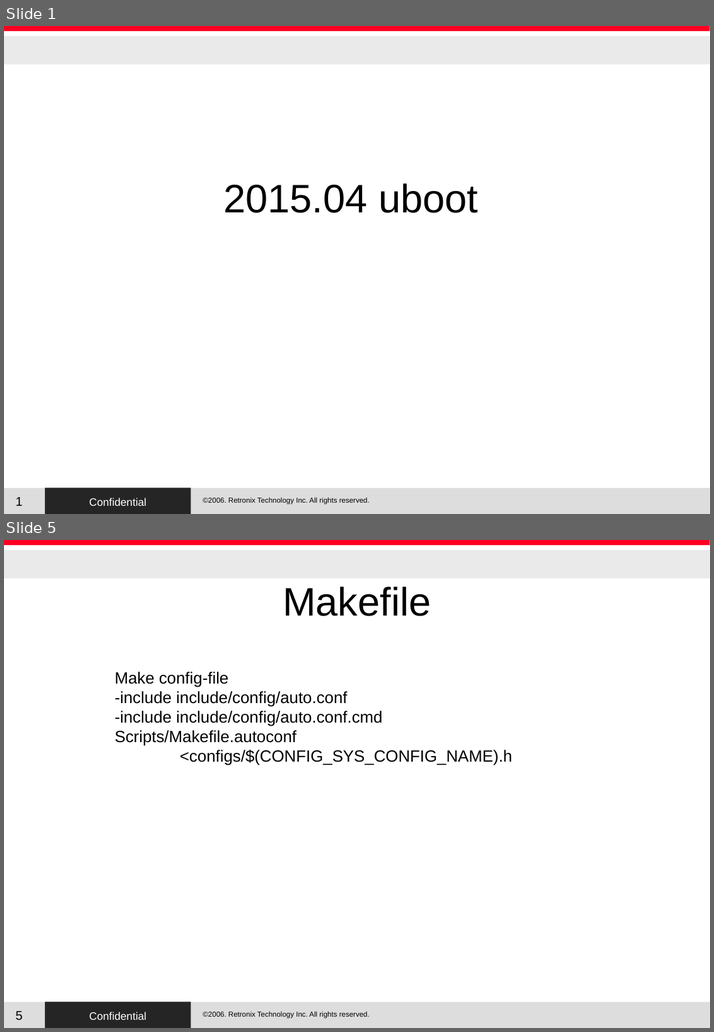
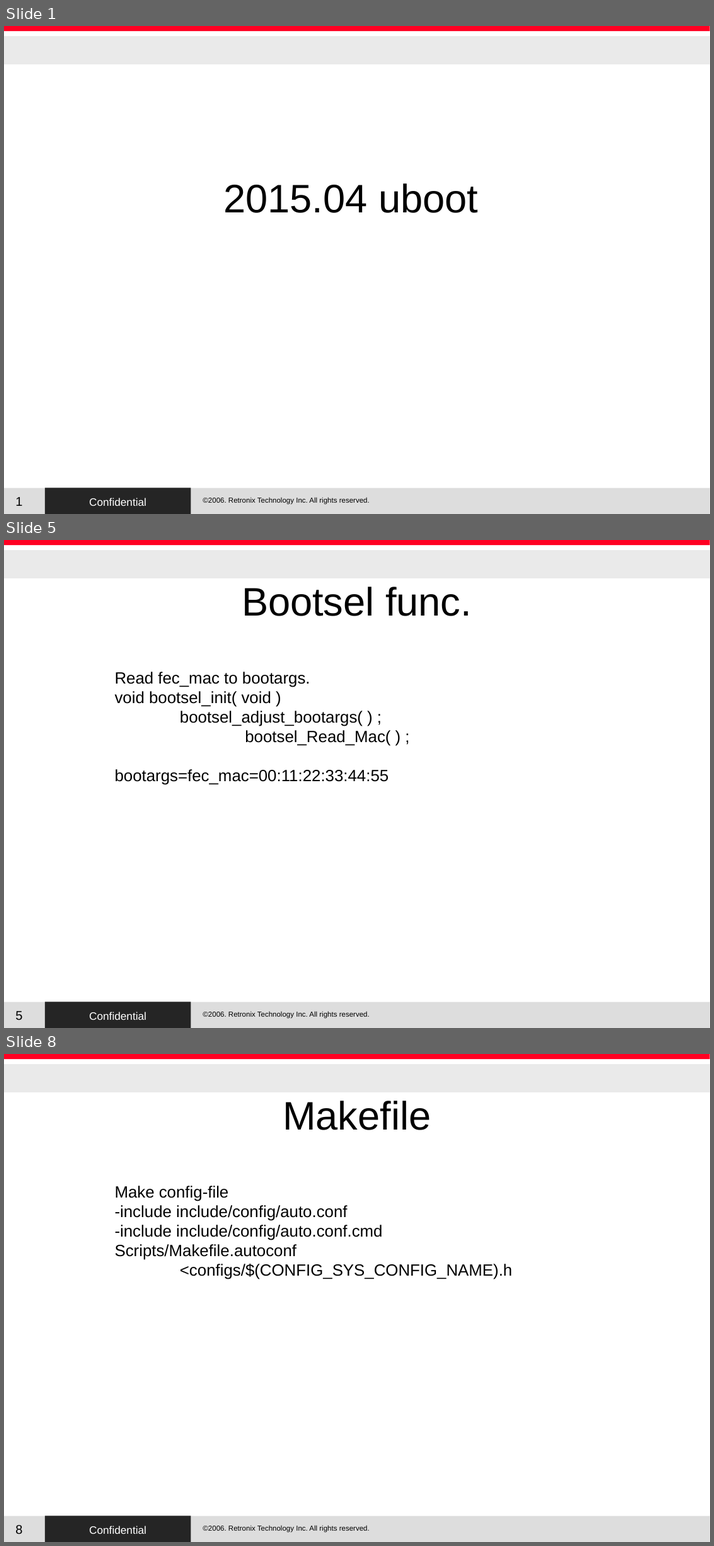
Before and after one commit to RetronixTechInc/u-boot-rtx, a slide deck: RTX/uboot.odp. Shown one above the other, each under a label of ours: slides 1 and 5 before the commit, slides 1, 5 and 8 after it; the slides between them are not shown. The pictures are 714x1032 and 714x1546 pixels, drawn with LibreOffice and Linux fonts; fonts in the diff are those of the drawing; background and template pictures are left out. Boxes give left, top, right and bottom in pixels: in the first picture for what was removed or moved away, otherwise in the second. Text is boxed around its words. In the diff, an @@ line names an element or a change of style, - is before the commit and + after.

```diff
--- a/RTX/uboot.odp
+++ b/RTX/uboot.odp
@@ slide 5 added at bbox=[4, 540, 710, 1028], background #FFFFFF; not listed: 5 template elements that a slide beside it also shows @@
@@ title added at bbox=[242, 587, 471, 616], 44 pt, text #000000 @@
+Bootsel func.
@@ text added at bbox=[115, 672, 390, 785], 18 pt, text #000000 @@
+Read fec_mac to bootargs.
+void bootsel_init( void )
+bootsel_adjust_bootargs( ) ;
+bootsel_Read_Mac( ) ;
+bootargs=fec_mac=00:11:22:33:44:55
@@ page number added at bbox=[15, 1011, 22, 1020], 14 pt, text #000000 @@
+5
@@ what was slide 5 is now slide 8 @@
@@ page number at bbox=[15, 1525, 22, 1534]: text changed @@
-5
+8
```
Also in this commit, not shown: 4 slides changed, 4 other slides added, 29 other files.
